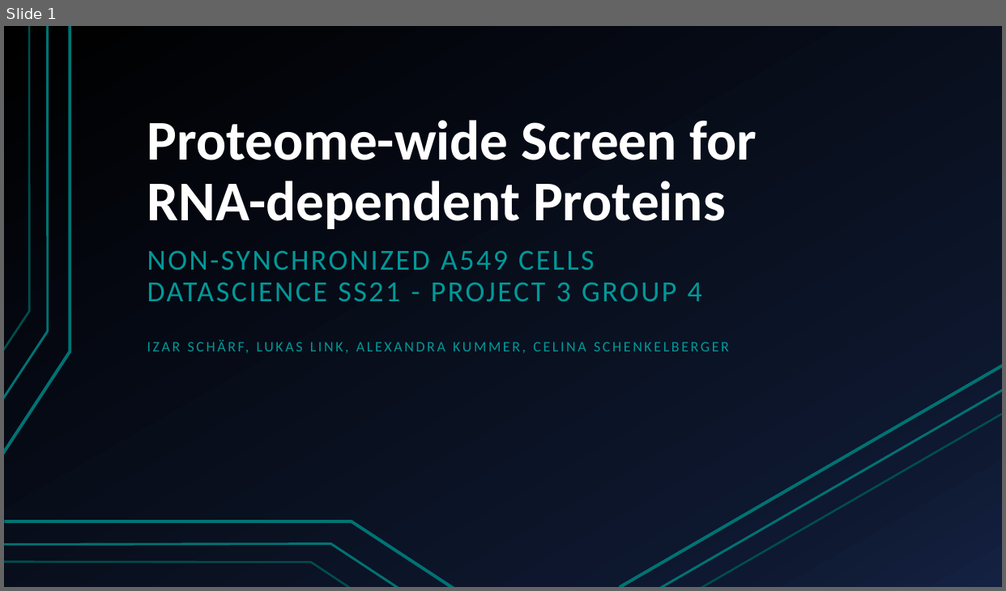
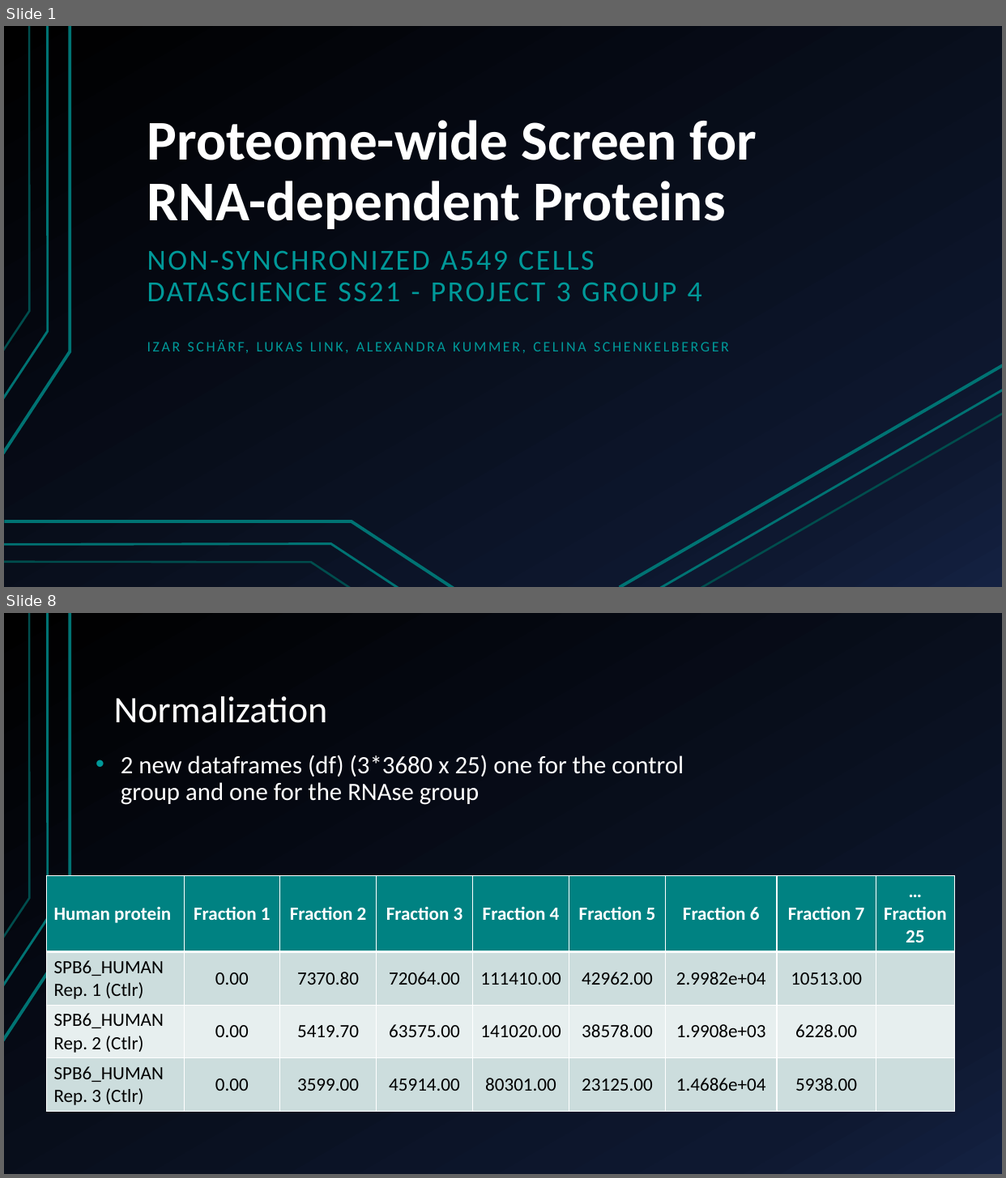
Before and after one commit to AlexandraKummer/2021-topic-03-team-04, a slide deck: Project proposal.pptx. Shown one above the other, each under a label of ours: slide 1 before the commit, slides 1 and 8 after it; the slides between them are not shown. The pictures are 1006x591 and 1006x1178 pixels, drawn with LibreOffice and Linux fonts; fonts in the diff are those of the drawing. Boxes give left, top, right and bottom in pixels: in the first picture for what was removed or moved away, otherwise in the second. Text is boxed around its words. In the diff, an @@ line names an element or a change of style, - is before the commit and + after.

```diff
--- a/Project proposal.pptx
+++ b/Project proposal.pptx
@@ slide 8 added at bbox=[4, 613, 1002, 1174], background gradient #000000 to #0F1931 to #142242; not listed: 3 template elements that a slide beside it also shows @@
@@ title added at bbox=[114, 696, 328, 723], 36 pt, text #FFFFFF @@
+Normalization
@@ text added at bbox=[121, 755, 684, 805], 24 pt, text #FFFFFF @@
+• 2 new dataframes (df) (3*3680 x 25) one for the control group and one for the RNAse group
@@ table added at bbox=[47, 875, 956, 1109], 4 rows, 9 columns @@
+Human protein | Fraction 1 | Fraction 2 | Fraction 3 | Fraction 4 | Fraction 5 | Fraction 6 | Fraction 7 | … Fraction 25
+SPB6_HUMAN Rep. 1 (Ctlr) | 0.00 | 7370.80 | 72064.00 | 111410.00 | 42962.00 | 2.9982e+04 | 10513.00 | 
+SPB6_HUMAN Rep. 2 (Ctlr) | 0.00 | 5419.70 | 63575.00 | 141020.00 | 38578.00 | 1.9908e+03 | 6228.00 | 
+SPB6_HUMAN Rep. 3 (Ctlr) | 0.00 | 3599.00 | 45914.00 | 80301.00 | 23125.00 | 1.4686e+04 | 5938.00 | 
```
Also in this commit, not shown: 7 slides changed, 8 other slides added, 4 slides removed.
